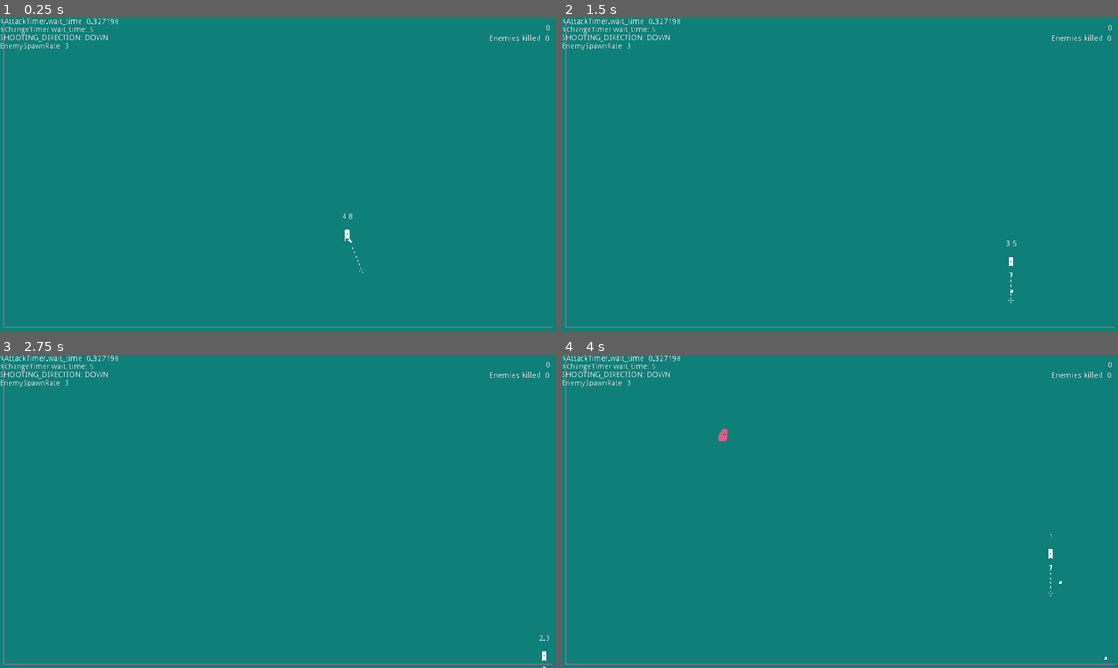
Above: before the commit, frames 1-4 (two rows, left to right).
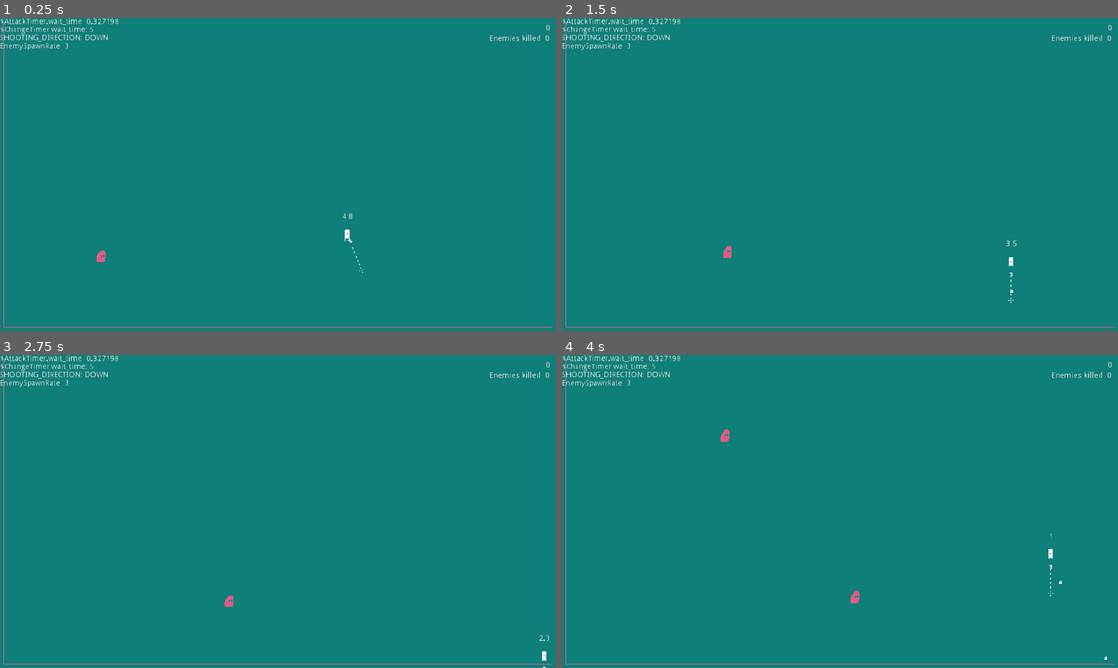
Above: after the commit, the same moments.

Repository: skarnl/gmtk-game-jam
Game: Godot game, scene res://screens/splash.tscn
Two runs of this game, one before a commit and one after it. Both use one fixed random seed, a clock stepped at 60 frames per second and the inputs below.
Inputs:
- Up to frame 1 (0.25 s): no input
- Up to frame 2 (1.5 s): tap Enter at 0.5 s; hold Right (ui_right) 0.53-1.28 s; tap Space at 1.25 s; hold Down (ui_down) from 1.28 s (still down)
- Up to frame 3 (2.75 s): release Down (ui_down) at 2.03 s; hold Right (ui_right) from 2.03 s (still down)
- Up to frame 4 (4 s): release Right (ui_right) at 2.78 s; hold Up (ui_up) 2.78-3.53 s; hold Left (ui_left) from 3.53 s (still down)

The runs differ from the first frame. In frame 1, less than 0.1% of the frame differs, in the area x 17-19%, y 74-78%; in frame 2, less than 0.1%; in frame 3, less than 0.1%; in frame 4, less than 0.1%, in the area x 28-54%, y 23-80%.

Commit message:
Spawn enemy at start

Diff:
--- a/screens/game/game.gd
+++ b/screens/game/game.gd
@@ -29,11 +29,13 @@
 
 	screen_size = get_viewport().size
 
+	enemy_timer.wait_time = DEFAULT_ENEMY_SPAWN_TIME
 	enemy_timer.connect('timeout', self, '_on_EnemyTimer_timeout')
 
 	player.connect('change_time_changed', self, '_on_Player_change_time_changed')
 	player.connect('debug', self, '_on_Player_debug')
 
+	yield(get_tree(), 'idle_frame')
 	spawn_enemy()
 
 func _on_Player_debug(text):
